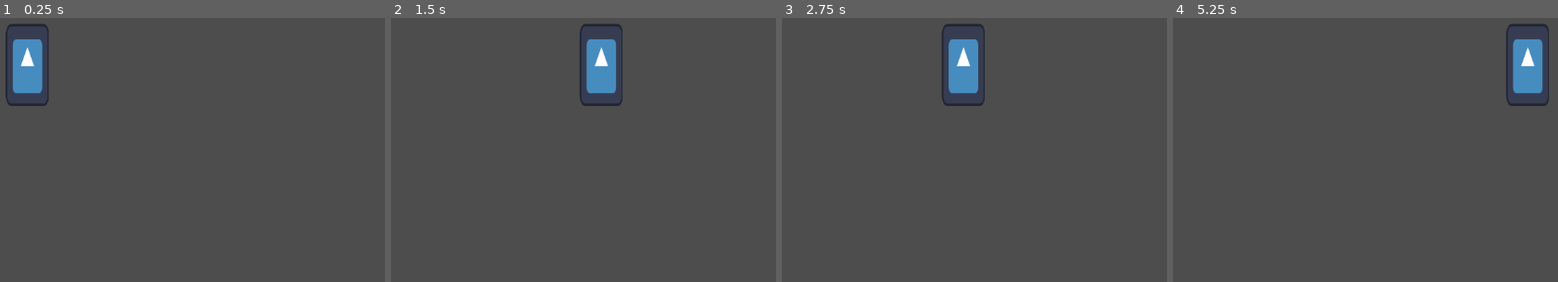
Above: before the commit, frames 1-4 (left to right).
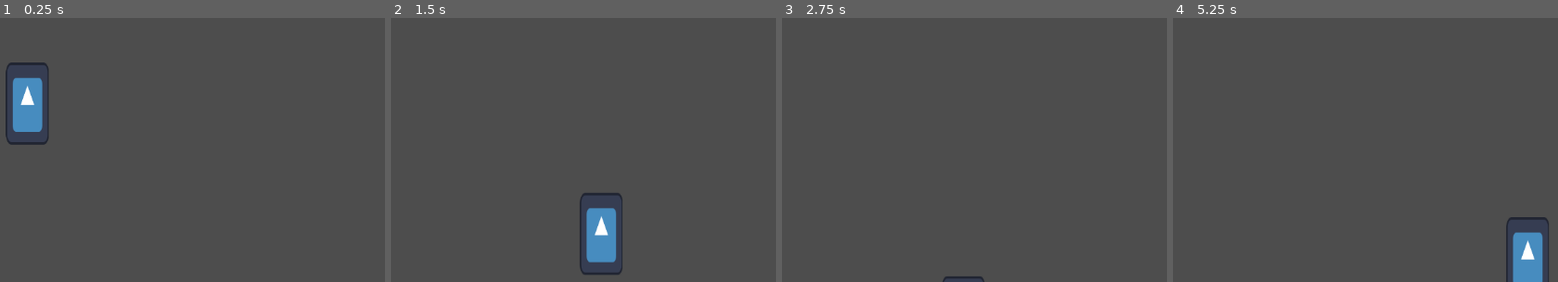
Above: after the commit, the same moments.

Repository: ArtemisSoftware/godot-experience
Game: Godot game, scene res://scenes/knight_world.tscn
Two runs of this game, one before a commit and one after it. Both use one fixed random seed, a clock stepped at 60 frames per second and the inputs below. The engine's default icon, where the game draws it, is replaced by a stand-in: a white triangle on a blue panel in a dark square.
Inputs:
- Up to frame 1 (0.25 s): no input
- Up to frame 2 (1.5 s): hold Right (move_right) from 0.53 s (still down); tap Space (jump) at 0.6, 0.77, 1.07, 1.35 s
- Up to frame 3 (2.75 s): tap Space (jump) at 1.52, 1.82, 2.1 s; release Right (move_right) at 2.03 s; hold Left (move_left) from 2.03 s (still down)
- Up to frame 4 (5.25 s): release Left (move_left) at 2.78 s; hold Right (move_right) 2.78-4.28 s; tap Space (jump) at 2.85, 3.02, 3.32, 3.6, 3.77, 4.07, 4.35, 4.52, 4.82, 5.1 s; tap Enter at 4.25 s; hold Left (move_left) 4.28-5.03 s; hold Right (move_right) from 5.03 s (still down)

The runs differ from the first frame. In frame 1, 2.9% of the frame differs, in the area x 1-13%, y 2-49%; in frame 2, 4.1%, in the area x 49-61%, y 2-98%; in frame 3, 2.2%; in frame 4, 3.8%.

Commit message:
Jump movement

Diff:
--- a/scripts/player.gd
+++ b/scripts/player.gd
@@ -1,5 +1,9 @@
 extends CharacterBody2D
 
+
+@export var speed = 300
+@export var gravity = 30
+@export var jump_force = 300
 
 # Called when the node enters the scene tree for the first time.
 func _ready() -> void:
@@ -12,9 +16,17 @@
 
 func _physics_process(delta: float) -> void:
 
+	if !is_on_floor():
+		velocity.y += gravity
+		if velocity.y > 1000:
+			velocity.y = 1000
+
+	if Input.is_action_just_pressed("jump"):
+		velocity.y = -jump_force
+
 	var horizontal_direction = Input.get_axis("move_left","move_right")
+	velocity.x = speed * horizontal_direction
 
-	velocity.x = 300 * horizontal_direction
 	move_and_slide()
 
 	pass
